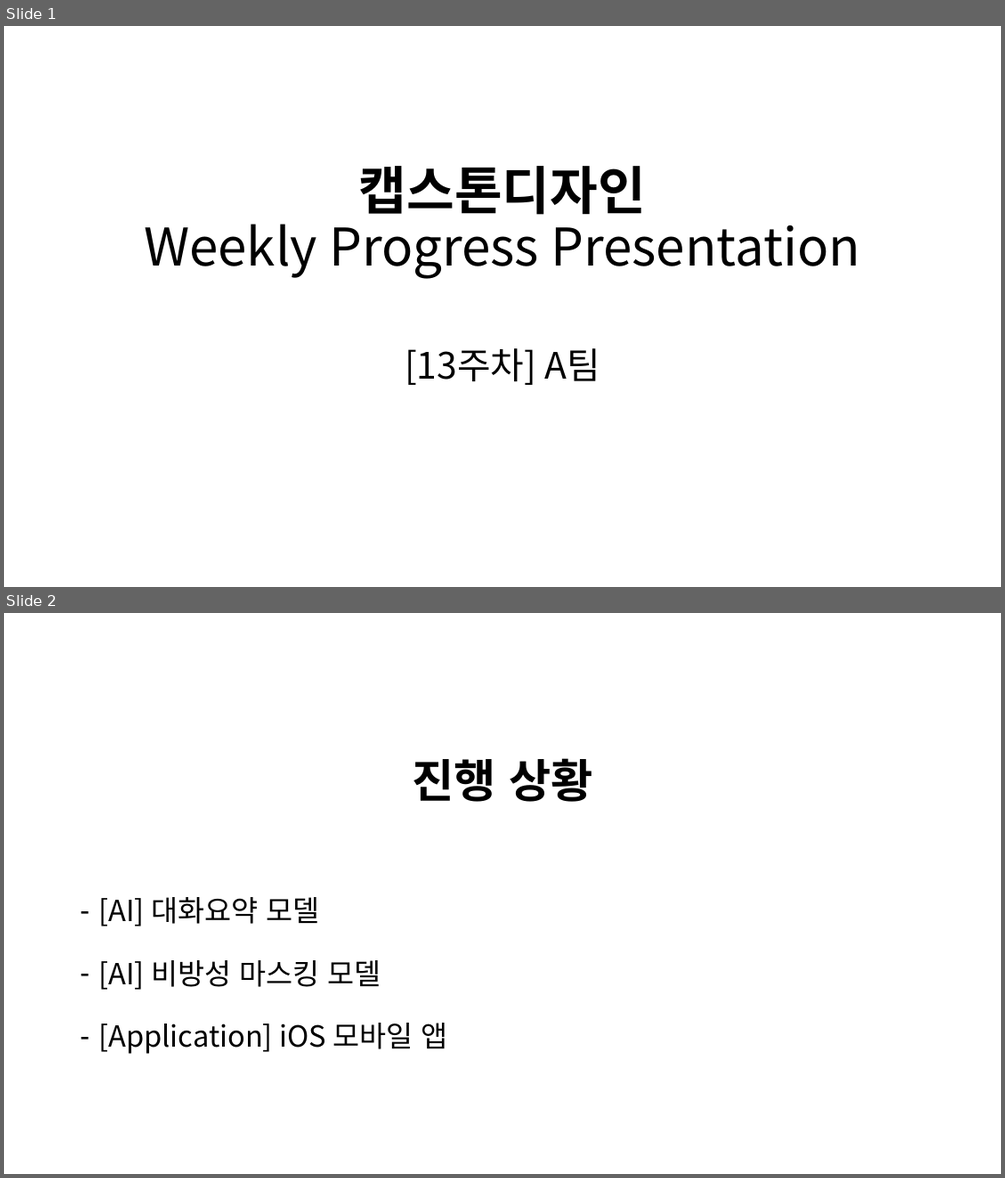
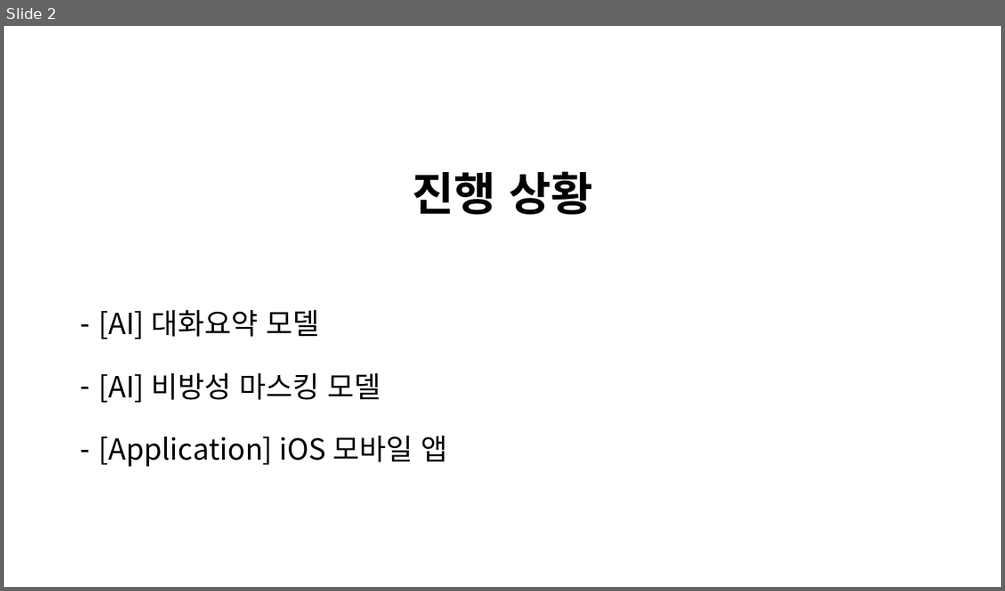
Before and after one commit to SecAI-Lab/SWE3028-Spring-2022, a slide deck: Team-A/Weekly_Progress_Meeting/0517_Meeting.pptx. Shown one above the other, each under a label of ours: slides 1 and 2 before the commit, slide 2 after it. The pictures are 1005x1178 and 1005x591 pixels, drawn with LibreOffice and Linux fonts; fonts in the diff are those of the drawing. Boxes give left, top, right and bottom in pixels: in the first picture for what was removed or moved away, otherwise in the second. Text is boxed around its words. In the diff, an @@ line names an element or a change of style, - is before the commit and + after.

Commit message:
Team A weekly progress meeting update

```diff
--- a/Team-A/Weekly_Progress_Meeting/0517_Meeting.pptx
+++ b/Team-A/Weekly_Progress_Meeting/0517_Meeting.pptx
@@ slide 1 removed at (x1=4, y1=26, x2=1001, y2=587), background #FFFFFF @@
@@ title removed at (x1=144, y1=166, x2=860, y2=278) @@
-캡스톤디자인
-Weekly Progress Presentation
@@ text removed at (x1=404, y1=348, x2=599, y2=385) @@
-[13주차] A팀
```
Also in this commit, not shown: 1 slide added, 3 other files.
